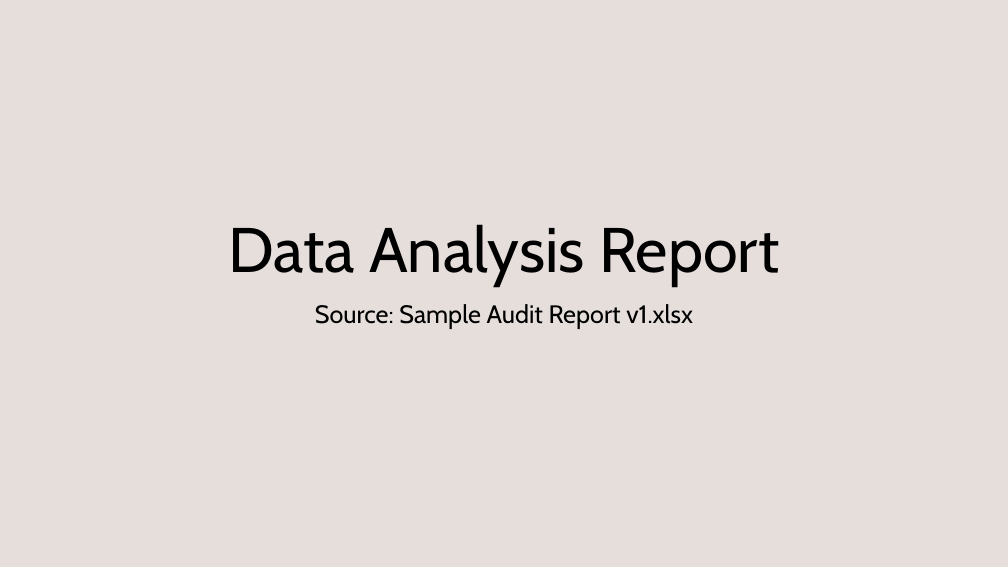
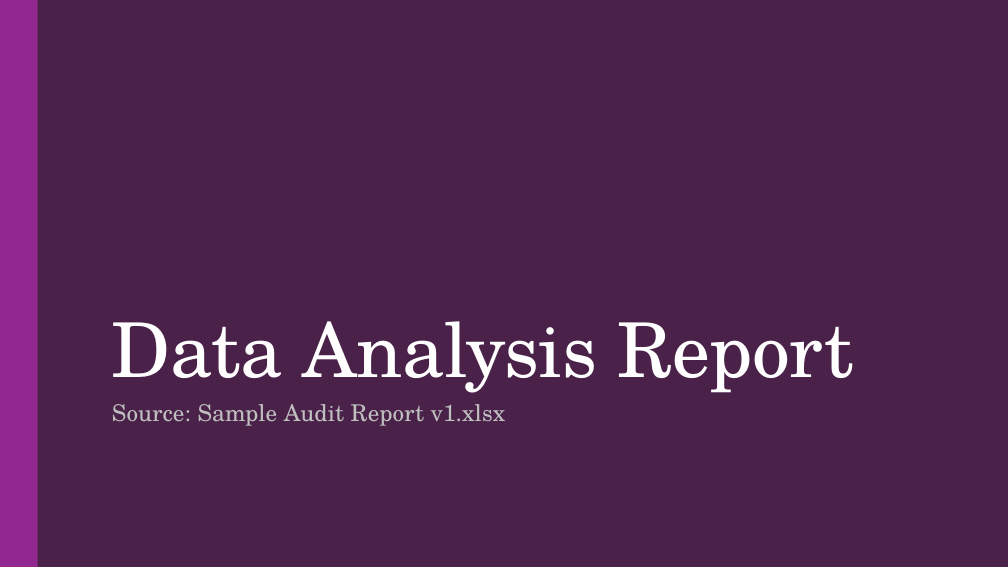
Before and after one commit to droy117/GT_Assignment_PPT_Ex, a slide deck: slide 1 of Debak/Data_Analysis_Report_Report.pptx (slide 2 before the commit). Drawn at 1008x567 pixels with LibreOffice and Linux fonts; fonts in the diff are those of the drawing. Boxes give left, top, right and bottom in pixels: in the first picture for what was removed or moved away, otherwise in the second. Text is boxed around its words. In the diff, an @@ line names an element or a change of style, - is before the commit and + after.

```diff
--- a/Debak/Data_Analysis_Report_Report.pptx
+++ b/Debak/Data_Analysis_Report_Report.pptx
@@ background #E5DEDB to #4A2249 @@
@@ rectangle added at bbox=[0, 0, 38, 567], fill #92278F @@
@@ title "Data Analysis Report": place and size @@
-title "Data Analysis Report" at bbox=[229, 224, 779, 287]
+title "Data Analysis Report" at bbox=[112, 321, 853, 393]
@@ title "Data Analysis Report" at bbox=[112, 321, 853, 393]: size 60 to 72 pt, font Cabin to TeX Gyre Schola, text colour #000000 to #FFFFFF, letter spacing 0 to -0.5 pt; alignment centre to left; line spacing 0.9 to 0.85 @@
@@ subtitle "Source: Sample Audit Report v1.xlsx": place and size @@
-subtitle "Source: Sample Audit Report v1.xlsx" at bbox=[315, 304, 693, 329]
+subtitle "Source: Sample Audit Report v1.xlsx" at bbox=[112, 404, 505, 426]
@@ subtitle "Source: Sample Audit Report v1.xlsx" at bbox=[112, 404, 505, 426]: size 24 to 22 pt, font Cabin to TeX Gyre Schola, text colour #000000 to #BFBFBF, letter spacing 0 to 0.1 pt; alignment centre to left; line spacing 0.9 to 0.95; more space between paragraphs @@
```
Also in this commit, not shown: 12 other slides changed, 1 slide removed, 2 other files.
